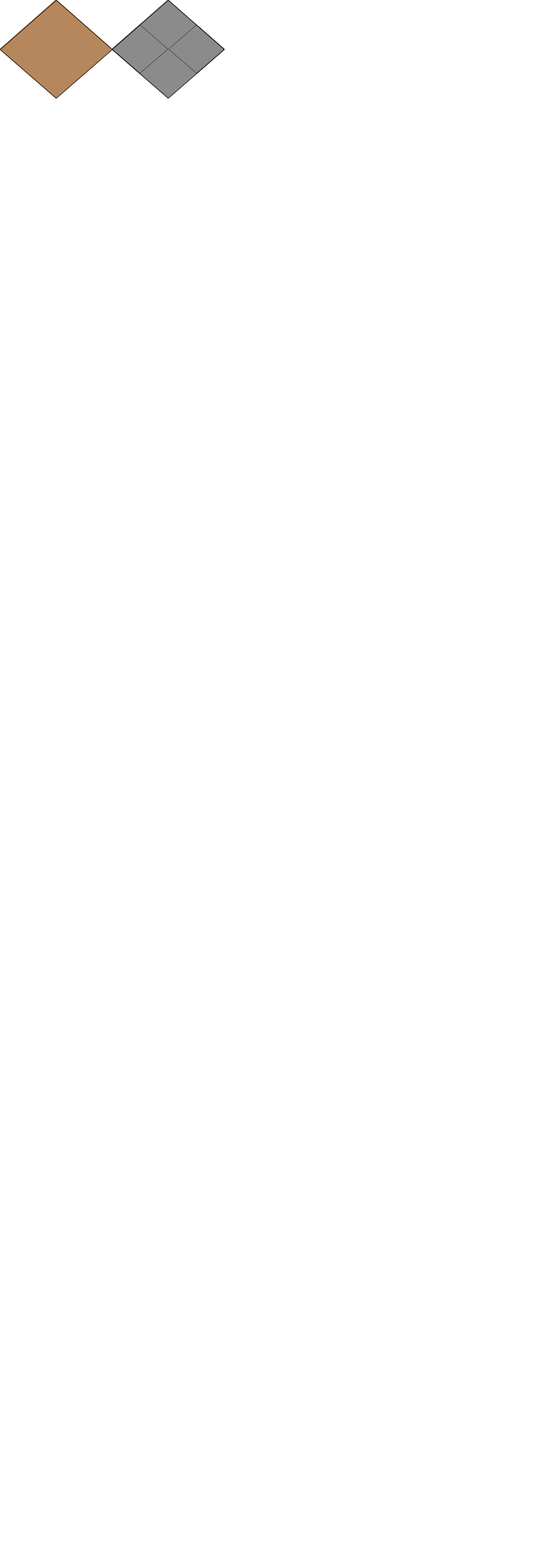
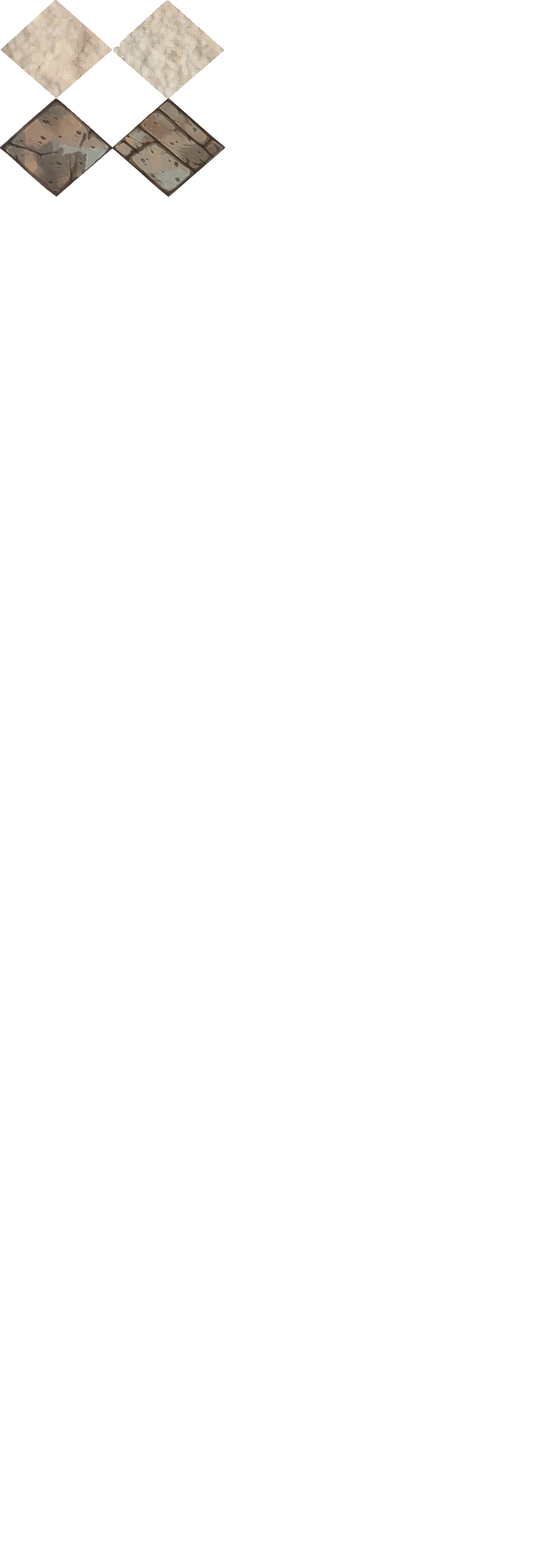
The second w=560, h=1568 image is a revision of the first. Changes to its layers:
added layer "Calque 7" above "Calque 3" over [0, 98, 113, 198]
added layer "Calque 3" above "Tiles copy 3" over [111, 98, 226, 197]
hid "Tiles copy 3", painted on it, unmasked it over [168, 24, 225, 74]
hid "Tiles copy 2", painted on it, unmasked it over [112, 24, 169, 74]
painted on "Tiles copy", unmasked it over [112, 0, 226, 198]
removed layer "Paved" over [111, 0, 225, 99]
hid "Tiles", painted on it, unmasked it over [0, 0, 113, 99]
added layer "Calque 10" above "Calque 9" over [0, 0, 113, 99]
hid "Earth" over [0, 0, 113, 99]
added layer "Calque 11" above "Calque 8" over [113, 0, 225, 100]
